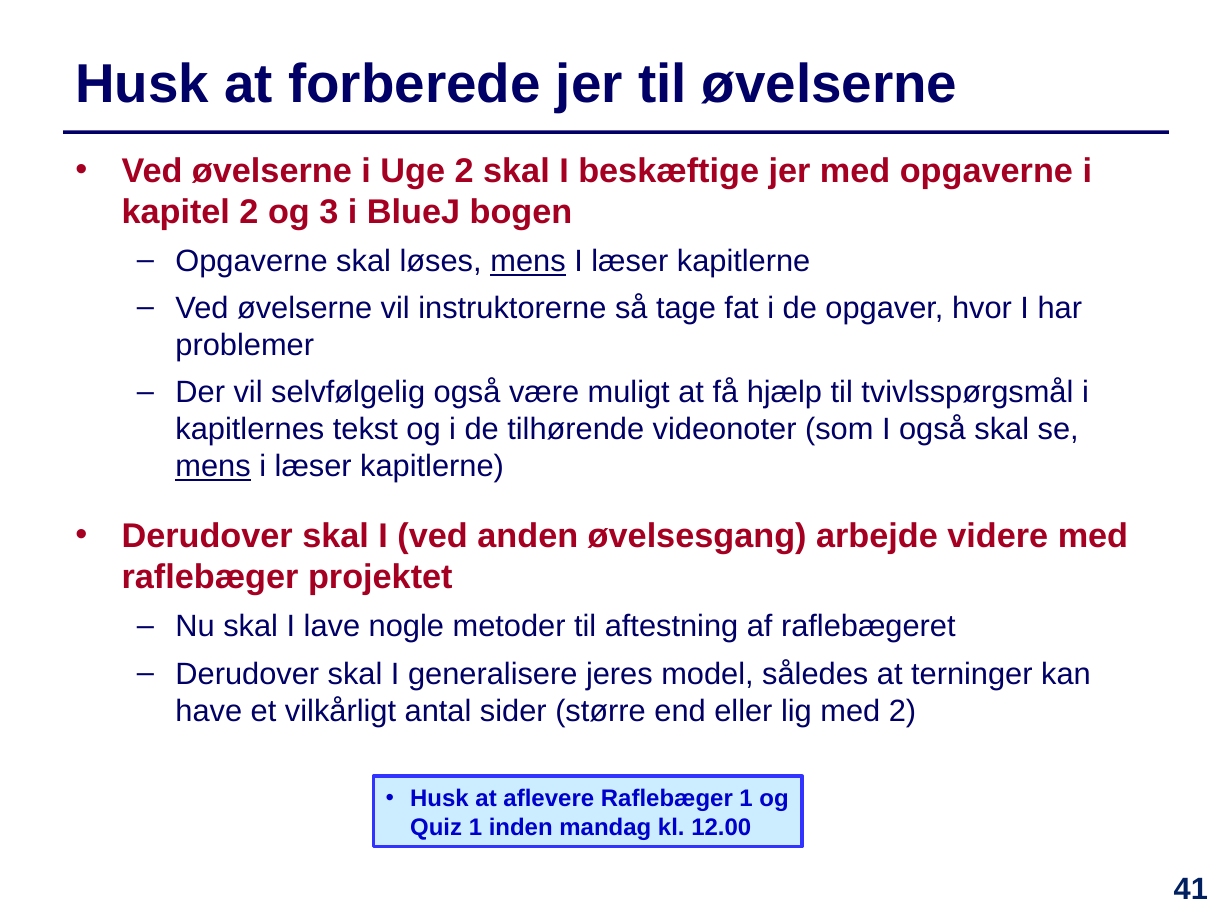
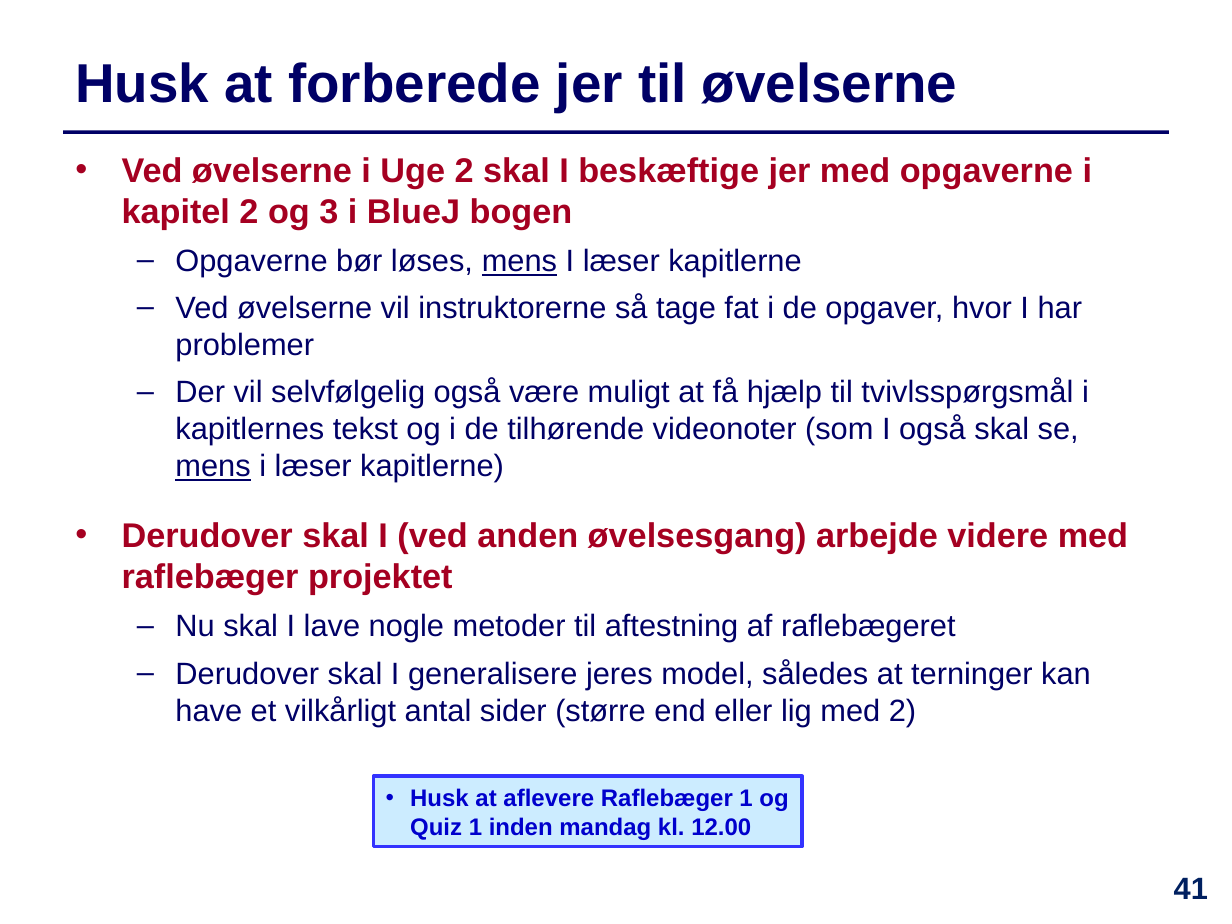
Before and after one commit to IntProgAU/Materiale, a slide deck: slide 41 of web/e22/uge_1b/Slides-Uge1-Torsdag.pptx. Drawn at 1232x924 pixels with LibreOffice and Linux fonts; fonts in the diff are those of the drawing. Boxes give left, top, right and bottom in pixels: in the first picture for what was removed or moved away, otherwise in the second. Text is boxed around its words. In the diff, an @@ line names an element or a change of style, - is before the commit and + after.

```diff
--- a/web/e22/uge_1b/Slides-Uge1-Torsdag.pptx
+++ b/web/e22/uge_1b/Slides-Uge1-Torsdag.pptx
@@ text at <box>175,248,801,276</box>: text changed @@
-  – Opgaverne skal løses, mens I læser kapitlerne
+  – Opgaverne bør løses, mens I læser kapitlerne
```
Also in this commit, not shown: 1 other slide changed, 3 other files.
